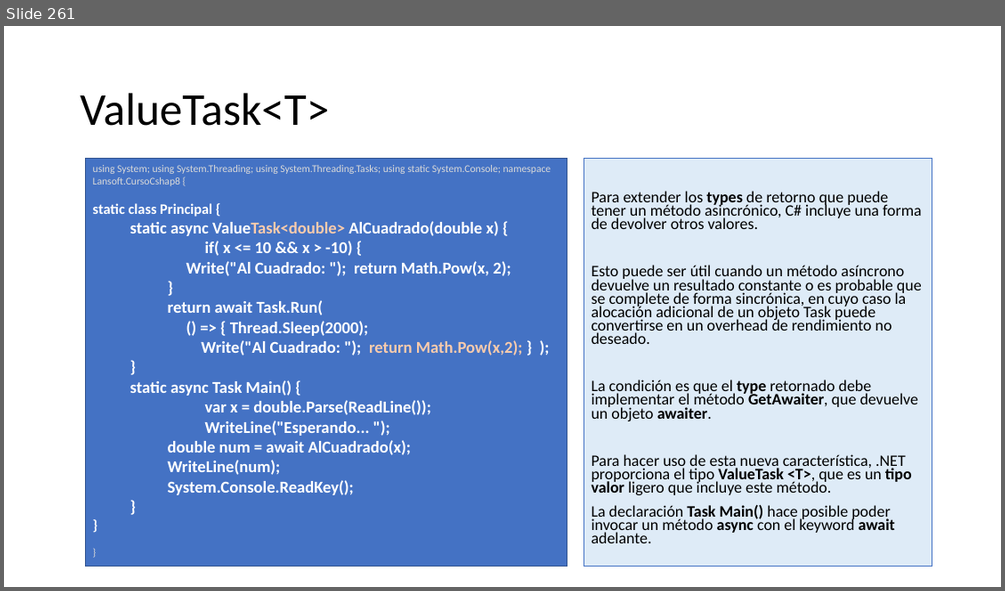
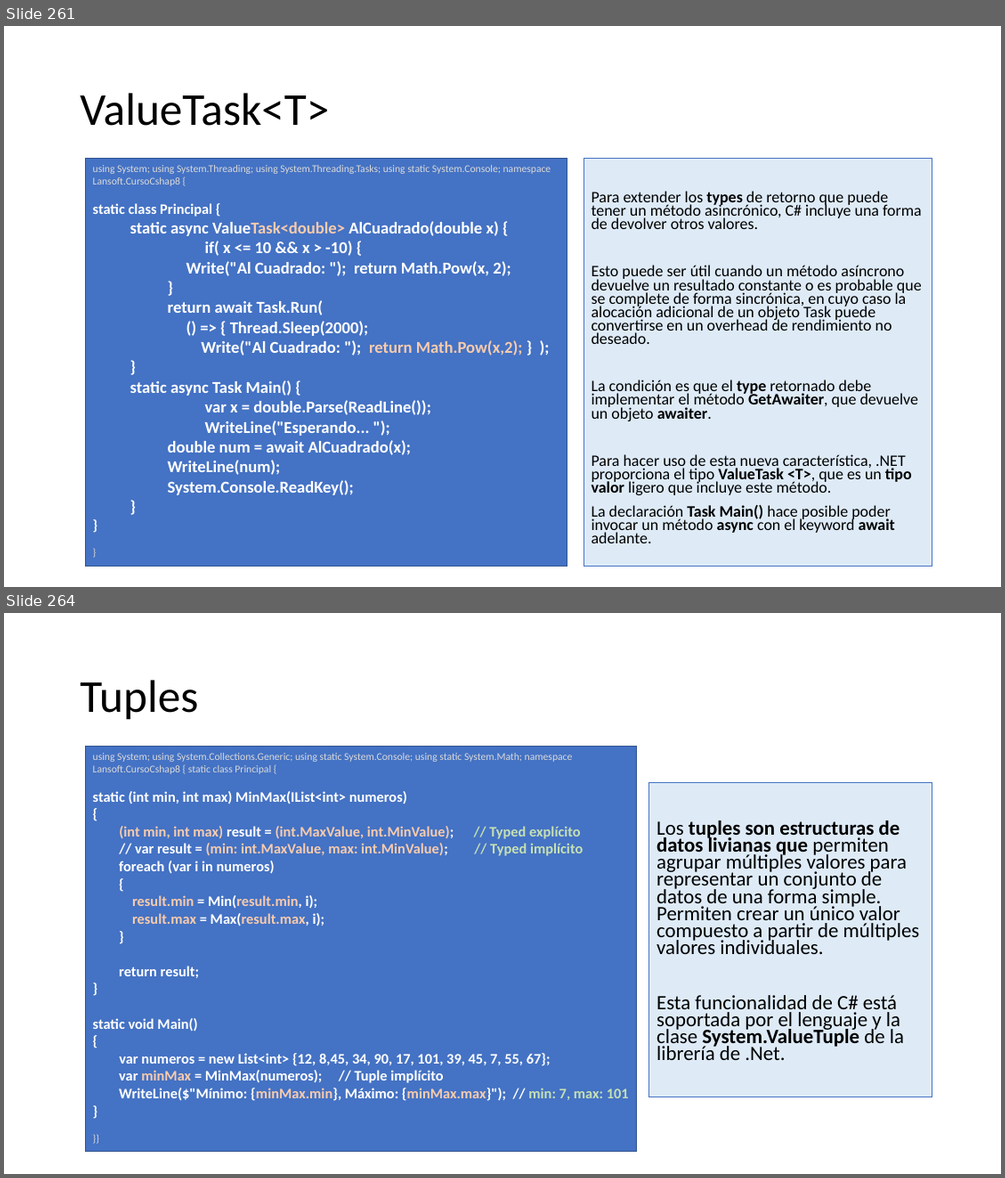
Before and after one commit to AlbertOsinaga/CursoCSharp__8, a slide deck: CSharpQuickReferencia.pptx. Shown one above the other, each under a label of ours: slide 261 before the commit, slides 261 and 264 after it; the slides between them are not shown. The pictures are 1005x591 and 1005x1178 pixels, drawn with LibreOffice and Linux fonts; fonts in the diff are those of the drawing. Boxes give left, top, right and bottom in pixels: in the first picture for what was removed or moved away, otherwise in the second. Text is boxed around its words. In the diff, an @@ line names an element or a change of style, - is before the commit and + after.

```diff
--- a/CSharpQuickReferencia.pptx
+++ b/CSharpQuickReferencia.pptx
@@ slide 264 added at (4, 613, 1001, 1174), background #FFFFFF @@
@@ title added at (80, 680, 198, 720), 44 pt, text #000000 @@
+Tuples
@@ rectangle added at (86, 747, 637, 1151), fill #4472C4, outline #325491 1 pt, 14 pt, text #FFFFFF, bold @@
+using System; using System.Collections.Generic; using static System.Console; using static System.Math; namespace Lansoft.CursoCshap8 { static class Principal {
+static (int min, int max) MinMax(IList<int> numeros)
+{
+(int min, int max) result = (int.MaxValue, int.MinValue); // Typed explícito
+// var result = (min: int.MaxValue, max: int.MinValue); // Typed implícito
+foreach (var i in numeros)
+{
+result.min = Min(result.min, i);
+result.max = Max(result.max, i);
+}
+return result;
+}
+static void Main()
+{
+var numeros = new List<int> {12, 8,45, 34, 90, 17, 101, 39, 45, 7, 55, 67};
+var minMax = MinMax(numeros); // Tuple implícito
+WriteLine($"Mínimo: {minMax.min}, Máximo: {minMax.max}"); // min: 7, max: 101
+}
+}}
@@ text added at (649, 783, 933, 1097), fill #DEEBF7, outline #4472C4 0.75 pt, 19.6 pt, text #000000 @@
+Los tuples son estructuras de datos livianas que permiten agrupar múltiples valores para representar un conjunto de datos de una forma simple. Permiten crear un único valor compuesto a partir de múltiples valores individuales.
+Esta funcionalidad de C# está soportada por el lenguaje y la clase System.ValueTuple de la librería de .Net.
```
Also in this commit, not shown: 2 other slides added, 1 other file.
